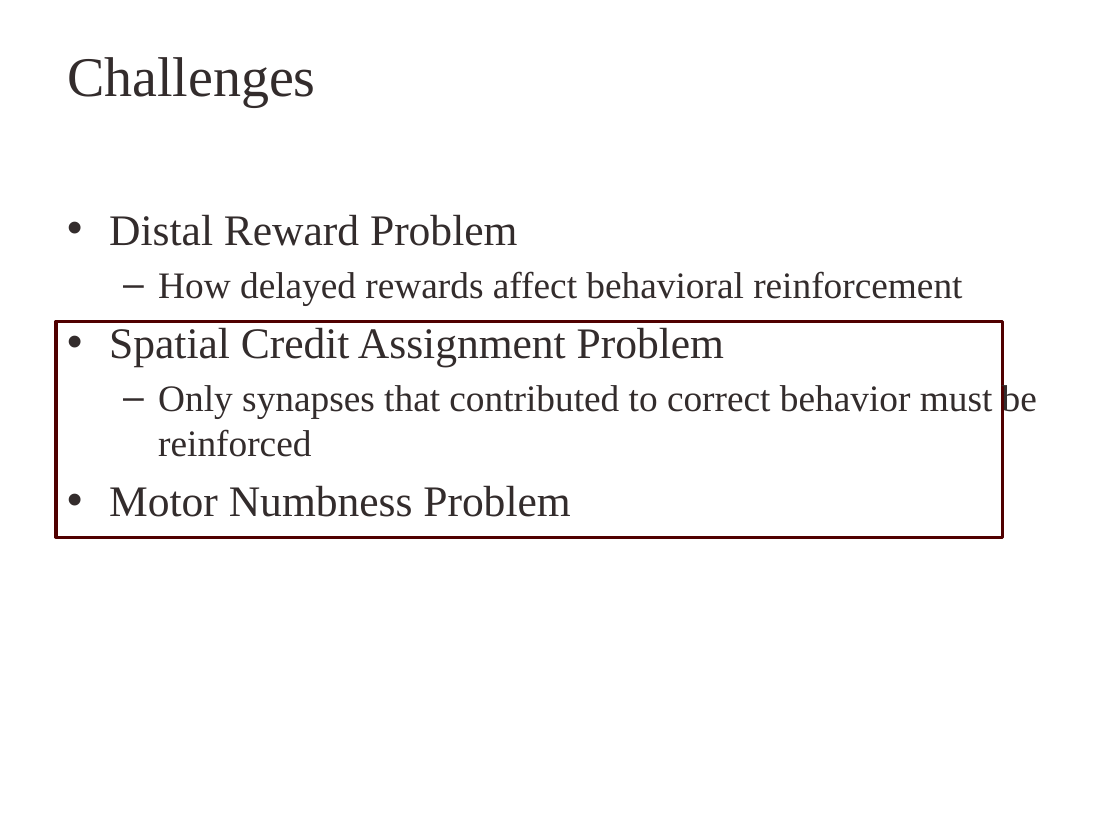
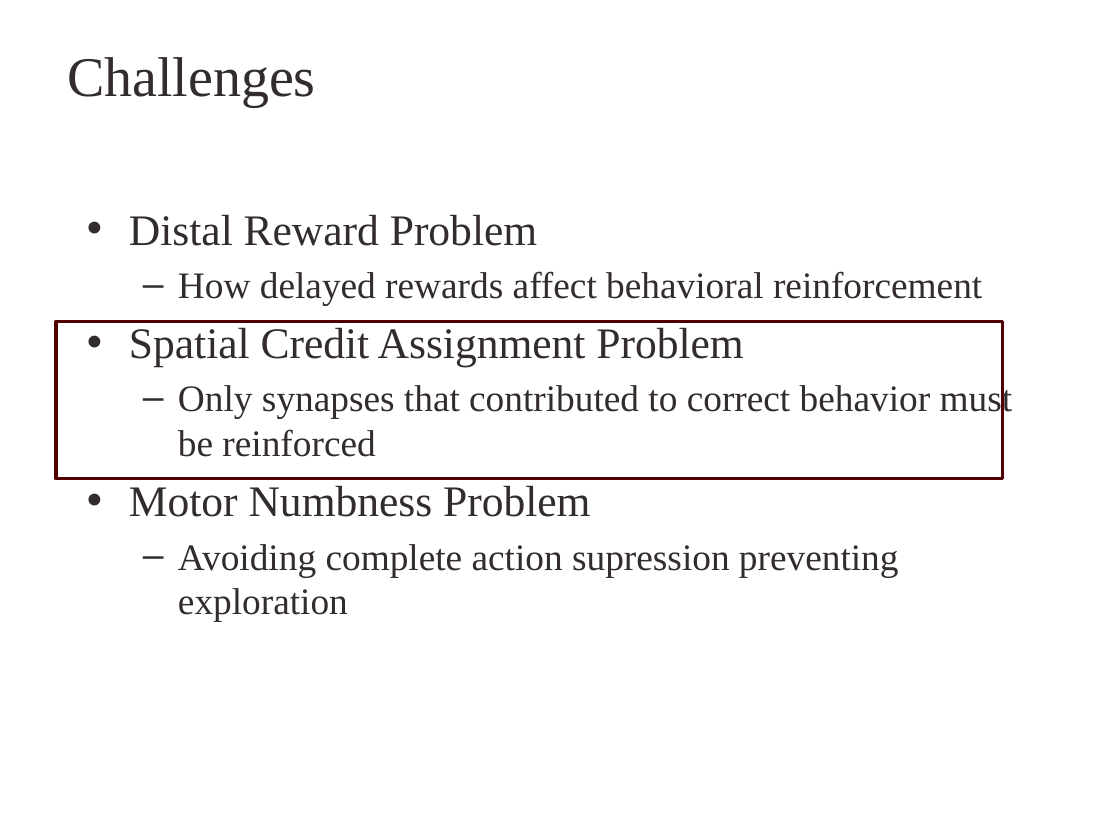
Before and after one commit to kuthulas/reinforce, a slide deck: slide 20 of RL.pptx. Drawn at 1120x840 pixels with LibreOffice and Linux fonts; fonts in the diff are those of the drawing; background and template pictures are left out. Boxes give left, top, right and bottom in pixels: in the first picture for what was removed or moved away, otherwise in the second. Text is boxed around its words. In the diff, an @@ line names an element or a change of style, - is before the commit and + after.

```diff
--- a/RL.pptx
+++ b/RL.pptx
@@ text "Distal Reward Problem": place and size @@
-text "Distal Reward Problem" at (109, 214, 1037, 517)
+text "Distal Reward Problem" at (129, 214, 1013, 622)
@@ rectangle: place and size @@
-rectangle at (56, 321, 1002, 538)
+rectangle at (56, 321, 1002, 478)
@@ text at (178, 544, 899, 622): paragraph added @@
+  – Avoiding complete action supression preventing exploration
```
Also in this commit, not shown: 5 other slides changed, 5 slides added, 5 other files.
